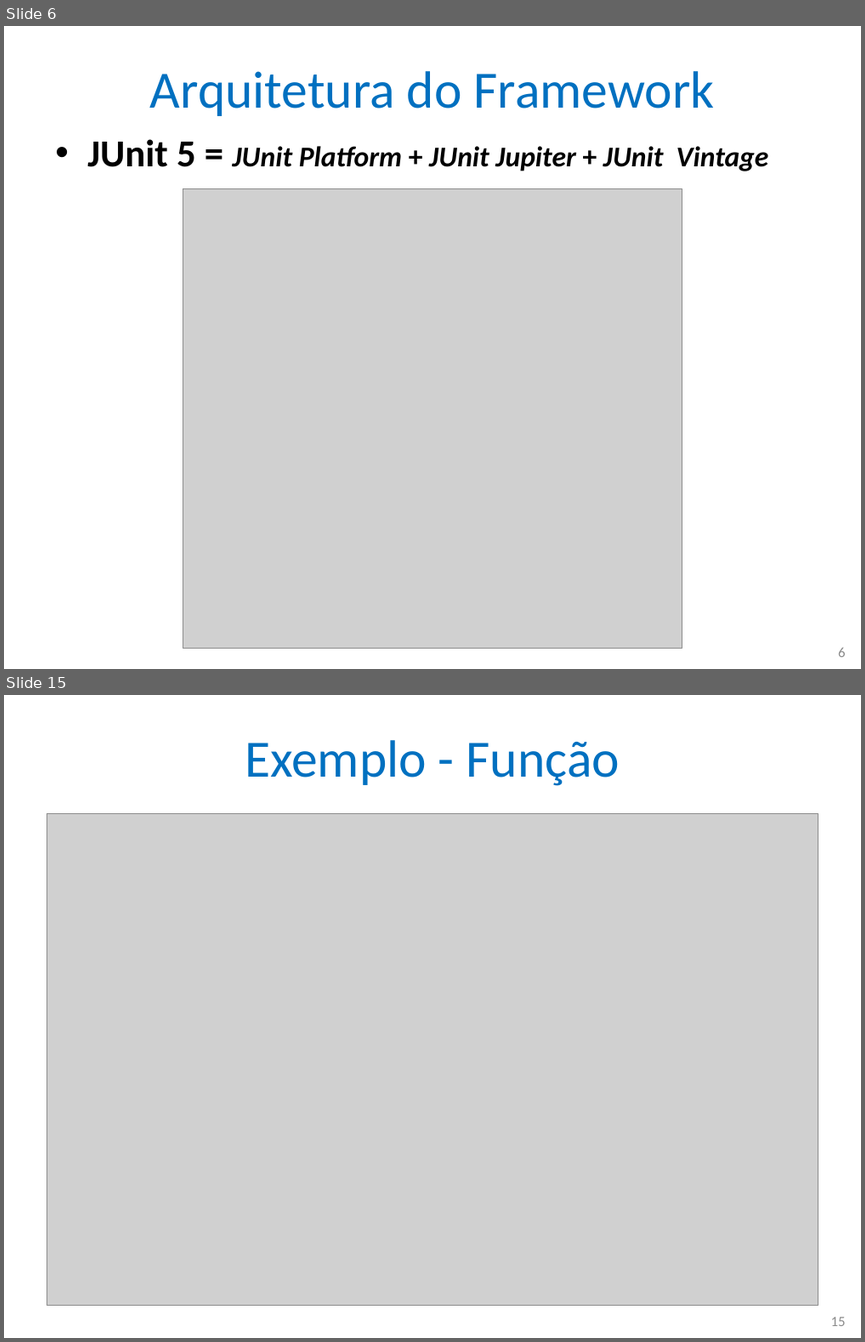
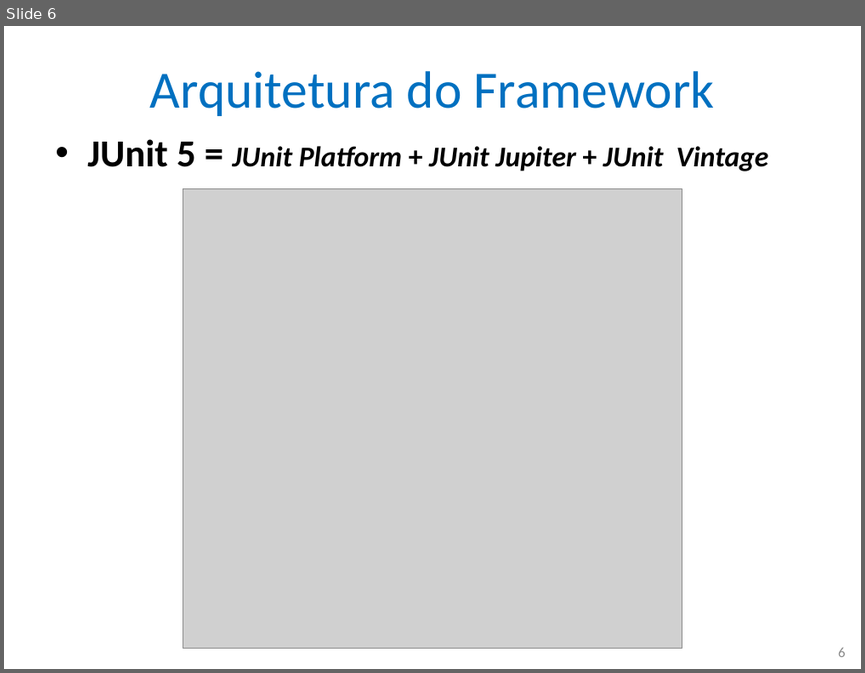
Before and after one commit to nascimentolwtn/INPE-CAP-385_DesenvolvimentoFrameworks, a slide deck: CAP385-00-Presentations/02-JUnit 5/02-JUnit 5.pptx. Shown one above the other, each under a label of ours: slides 6 and 15 before the commit, slide 6 after it; the slides between them are not shown. The pictures are 865x1342 and 865x673 pixels, drawn with LibreOffice and Linux fonts; fonts in the diff are those of the drawing; grey boxes stand for pictures. Boxes give left, top, right and bottom in pixels: in the first picture for what was removed or moved away, otherwise in the second. Text is boxed around its words. In the diff, an @@ line names an element or a change of style, - is before the commit and + after.

```diff
--- a/CAP385-00-Presentations/02-JUnit 5/02-JUnit 5.pptx
+++ b/CAP385-00-Presentations/02-JUnit 5/02-JUnit 5.pptx
@@ slide 15 removed at (4,695,861,1338), background #FFFFFF @@
@@ title removed at (245,740,619,786) @@
-Exemplo - Função
@@ picture removed at (46,814,818,1305) @@
@@ page number removed at (831,1316,846,1326) @@
-15
```
Also in this commit, not shown: 15 other slides removed.
